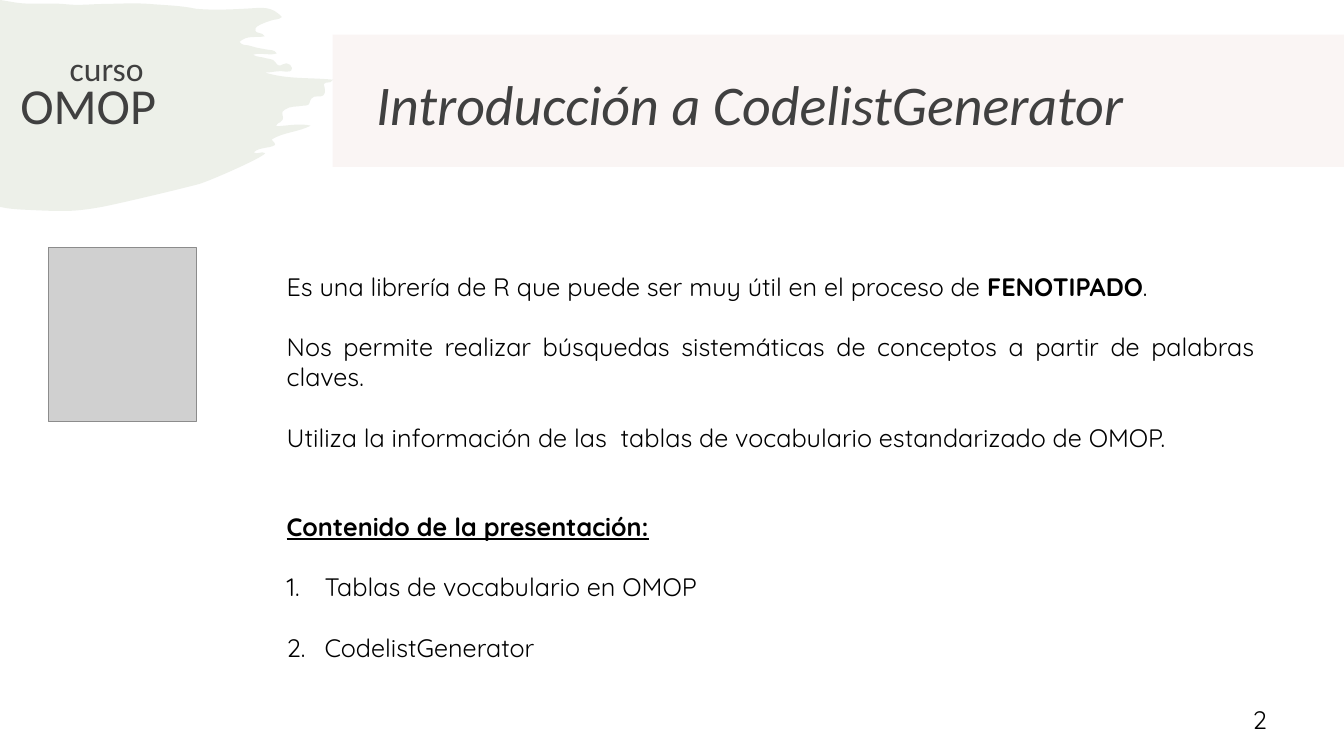
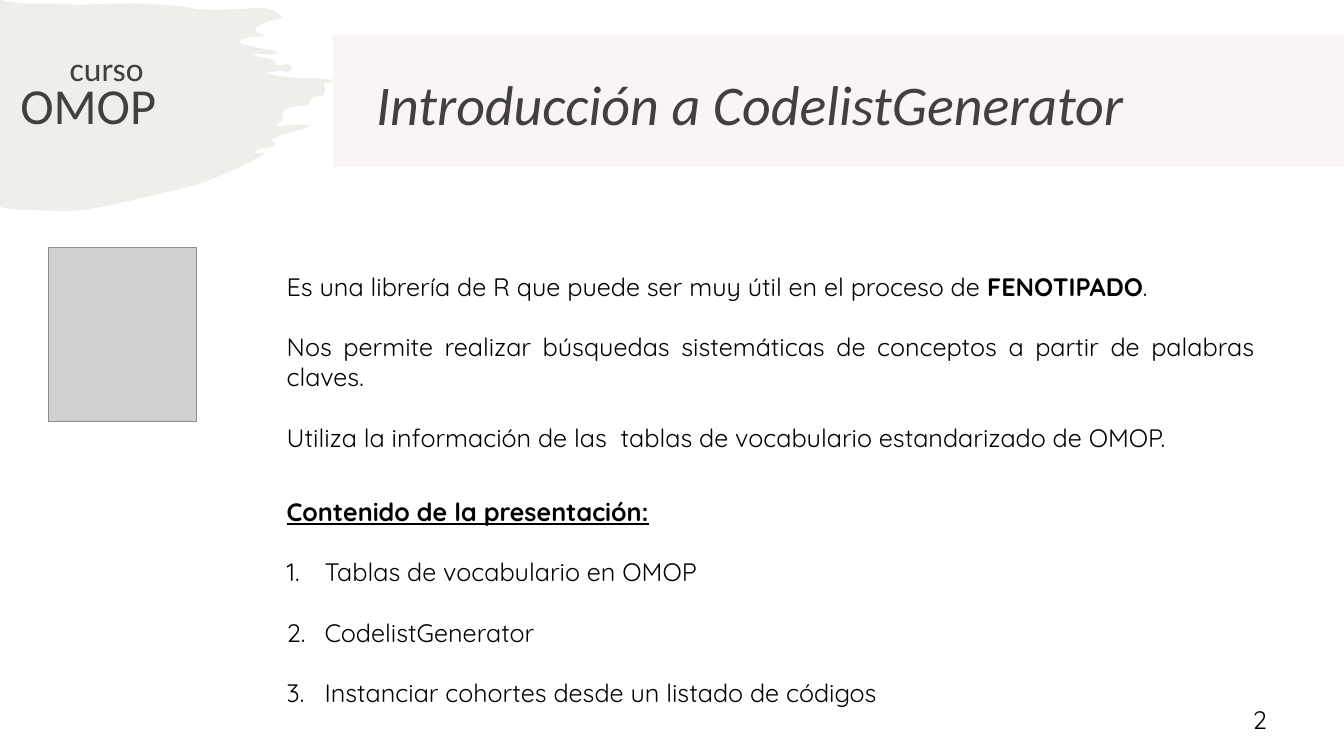
Before and after one commit to rwepi-idiapjgol/Curso_Introduccion_OMOP_2025, a slide deck: slide 2 of Dia2/CodeListGenerator/CodeListGenerator.pptx. Drawn at 1344x756 pixels with LibreOffice and Linux fonts; fonts in the diff are those of the drawing; grey boxes stand for pictures. Boxes give left, top, right and bottom in pixels: in the first picture for what was removed or moved away, otherwise in the second. Text is boxed around its words. In the diff, an @@ line names an element or a change of style, - is before the commit and + after.

Commit message:
CodelistGenerator

```diff
--- a/Dia2/CodeListGenerator/CodeListGenerator.pptx
+++ b/Dia2/CodeListGenerator/CodeListGenerator.pptx
@@ text "Contenido de la presentación:": place and size @@
-text "Contenido de la presentación:" at box(287, 517, 696, 658)
+text "Contenido de la presentación:" at box(287, 502, 876, 707)
@@ text at box(325, 683, 876, 707): paragraph added @@
+3. Instanciar cohortes desde un listado de códigos
```
Also in this commit, not shown: 20 other slides changed, 1 slide added, 1 slide removed, 1 other file.
